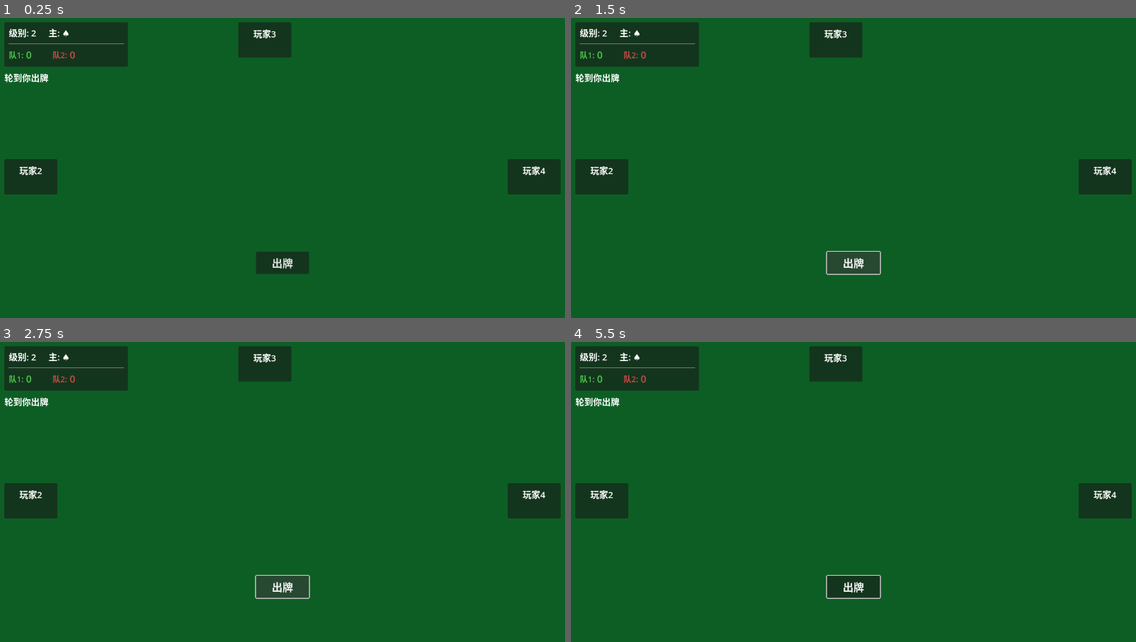
Above: before the commit, frames 1-4 (two rows, left to right).
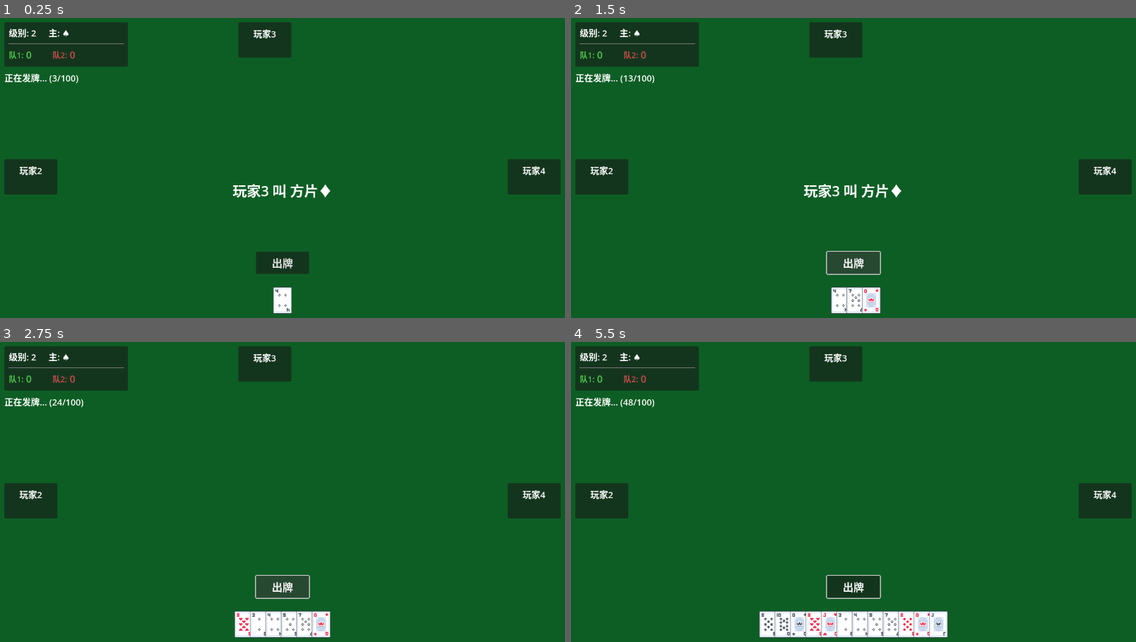
Above: after the commit, the same moments.

Repository: Eda-1121/Shengji
Game: Godot game, scene res://scenes/main.tscn
The game is run twice, just before and just after one commit, with the same random seed, the same clock (stepped at 60 frames per second) and the same inputs.
Inputs (mouse positions are in pixels of both pictures, inside the frame that each line leads up to):
- Up to frame 1 (0.25 s): no input
- Up to frame 2 (1.5 s): click "出牌" at 0.5 s; click "出牌" at 1.25 s
- Up to frame 3 (2.75 s): click "出牌" at 2 s
- Up to frame 4 (5.5 s): tap Enter at 2.75 s; move the mouse to (977, 486) at 2.77 s; click (977, 486) at 2.92 s; move the mouse to (740, 516) at 3.52 s; click (740, 516) at 3.67 s; move the mouse to (910, 432) at 4.27 s; click (910, 432) at 4.42 s; move the mouse to (825, 564) at 5.02 s; click (825, 564) at 5.17 s

The runs differ from the first frame. In frame 1, 0.9% of the frame differs, in the area x 0-59%, y 18-99%; in frame 2, 1.4%; in frame 3, 1.8%; in frame 4, 3.2%, in the area x 0-67%, y 18-99%.
Error before the commit: Parse Error: Could not parse global class "Player" from "res://scripts/player.gd". (res://scripts/game_manager.gd:7)

Commit message:
修复重复函数定义导致的解析错误
问题：
- player.gd 中有两个 clear_selection() 函数定义（第68行和第383行）
- 第383行的旧版本还在使用已删除的 selected_cards 数组

修复：
- 删除第383行的旧版本 clear_selection()
- 更新第68行的新版本，添加 selection_changed.emit(0) 信号发射

Diff:
--- a/scripts/player.gd
+++ b/scripts/player.gd
@@ -66,10 +66,11 @@
 	return count
 
 func clear_selection():
-	"""清除所有卡牌的选中状态"""
+	"""清除所有卡牌的选中状态（新架构）"""
 	for card in hand:
 		if card.is_selected:
 			card.set_selected(false)
+	selection_changed.emit(0)
 
 # =====================================
 # 卡牌管理
@@ -380,9 +381,4 @@
 	for card in hand:
 		card.is_selectable = selectable
 
-func clear_selection():
-	"""清除所有选中的牌"""
-	for card in selected_cards:
-		card.set_selected(false)
-	selected_cards.clear()
-	selection_changed.emit(0)
+# clear_selection() 已在上面第68行定义（新架构版本）
